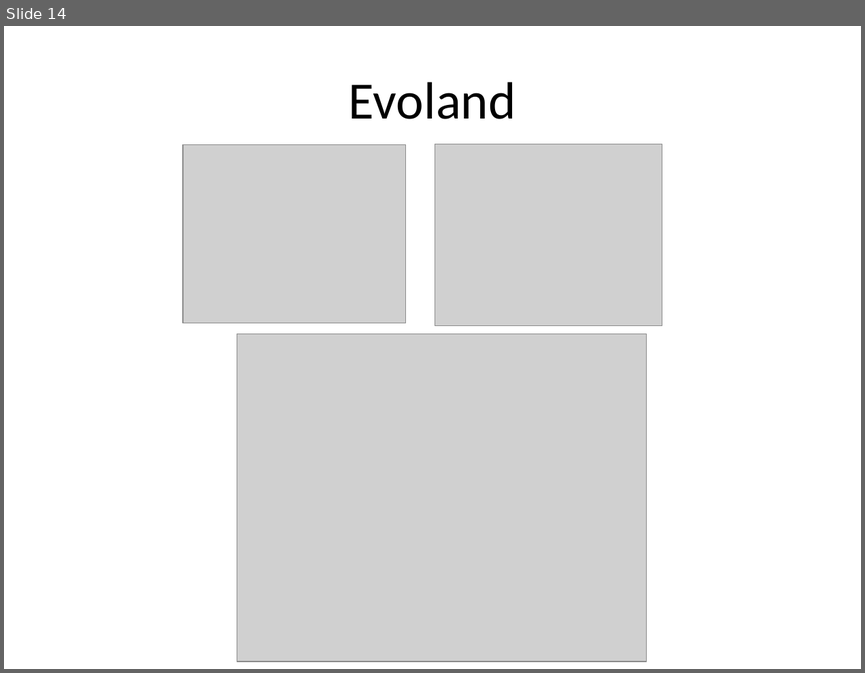
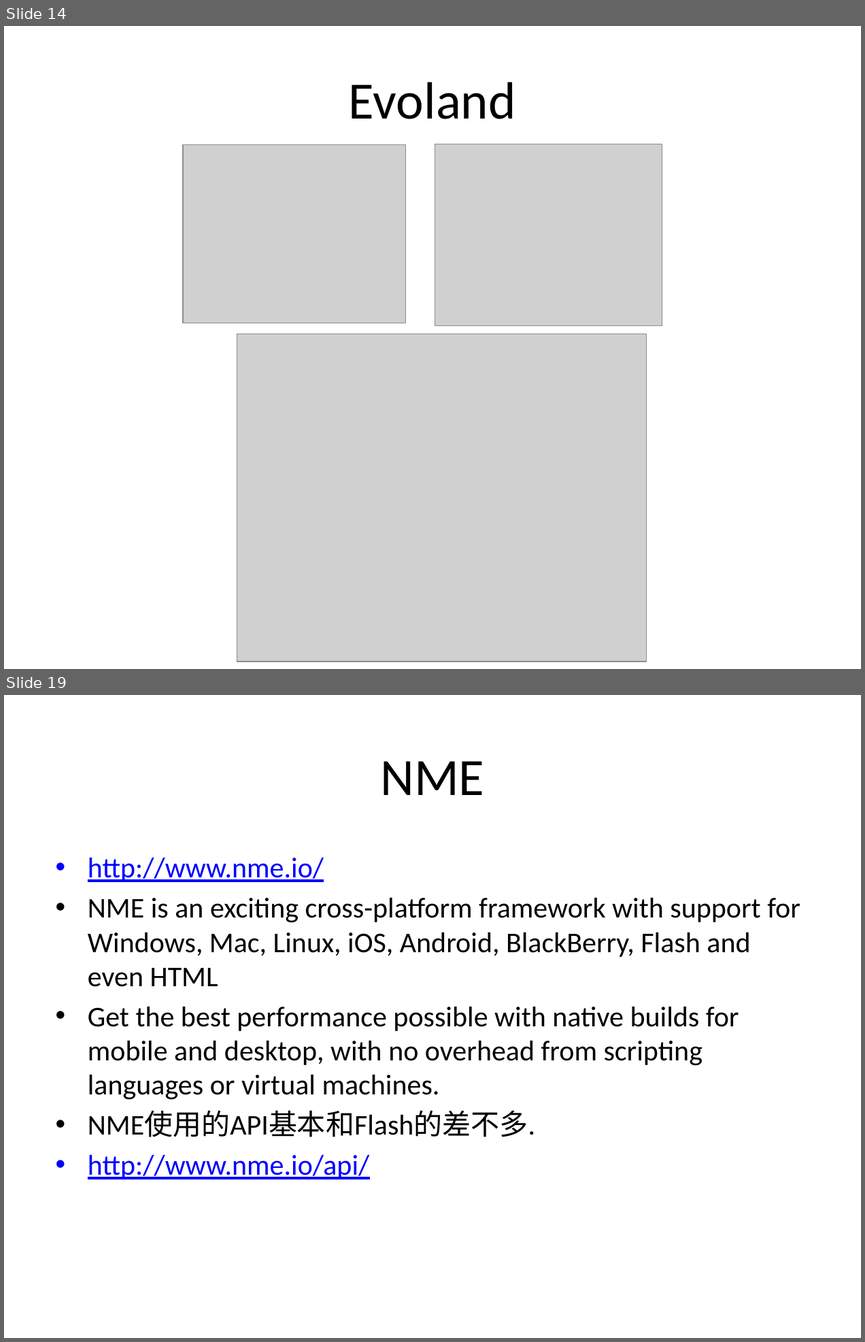
Before and after one commit to lambert2015/asexample, a slide deck: haxemeet/haxe.pptx. Shown one above the other, each under a label of ours: slide 14 before the commit, slides 14 and 19 after it; the slides between them are not shown. The pictures are 865x673 and 865x1342 pixels, drawn with LibreOffice and Linux fonts; fonts in the diff are those of the drawing; grey boxes stand for pictures. Boxes give left, top, right and bottom in pixels: in the first picture for what was removed or moved away, otherwise in the second. Text is boxed around its words. In the diff, an @@ line names an element or a change of style, - is before the commit and + after.

```diff
--- a/haxemeet/haxe.pptx
+++ b/haxemeet/haxe.pptx
@@ slide 19 added at (4,695,861,1338), background #FFFFFF @@
@@ title added at (380,761,484,795), 44 pt, text #000000 @@
+NME
@@ text added at (88,857,800,1179), 24 pt, text #000000 @@
+• http://www.nme.io/
+• NME is an exciting cross-platform framework with support for Windows, Mac, Linux, iOS, Android, BlackBerry, Flash and even HTML
+• Get the best performance possible with native builds for mobile and desktop, with no overhead from scripting languages or virtual machines.
+• NME使用的API基本和Flash的差不多.
+• http://www.nme.io/api/
```
Also in this commit, not shown: 3 slides changed, 7 other slides added, 5 slides removed, 37 other files.
